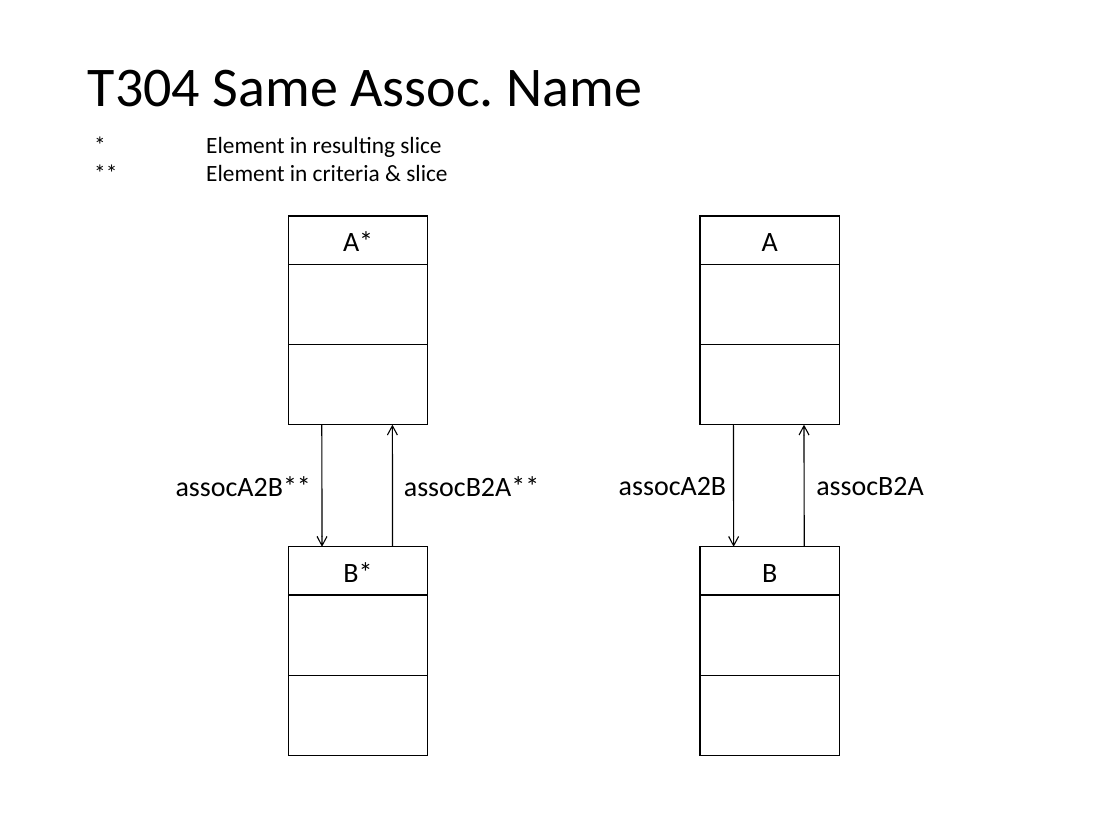
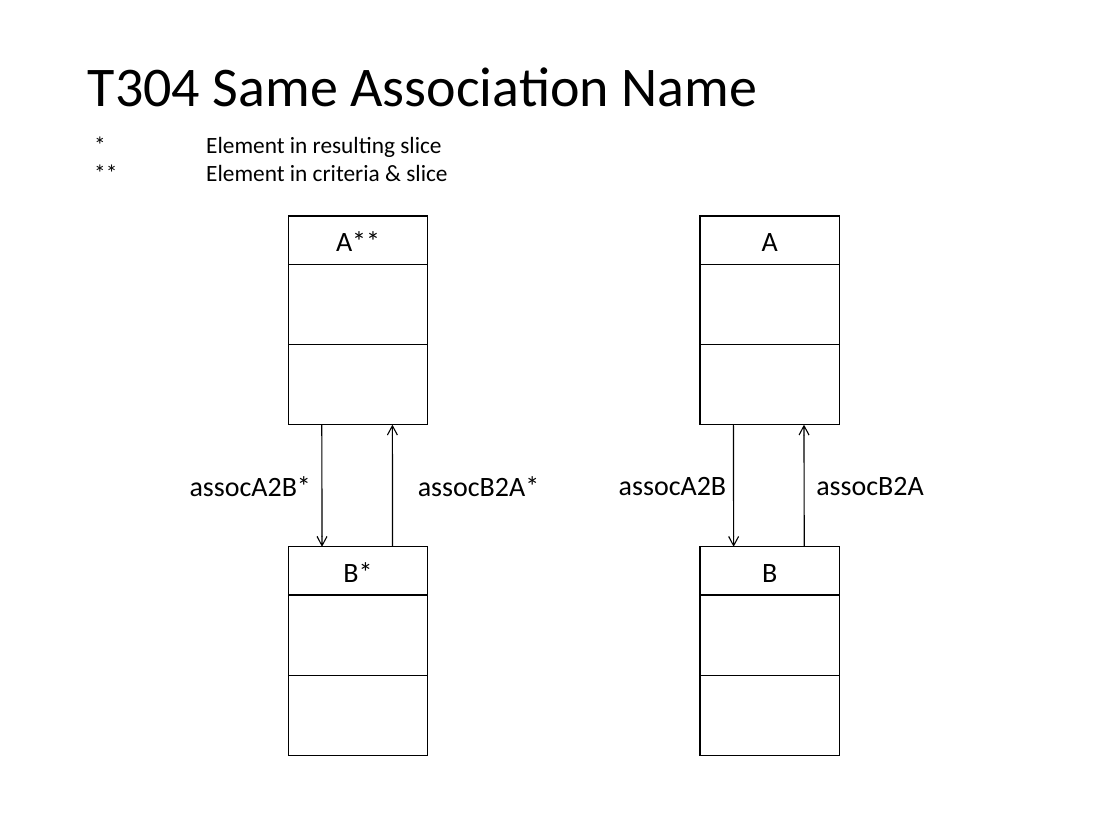
Before and after one commit to nlsfung/MMINT_Examples, a slide deck: slide 34 of CDSliceTestSuite/TestSuite.ppt. Drawn at 1120x840 pixels with LibreOffice and Linux fonts; fonts in the diff are those of the drawing. Boxes give left, top, right and bottom in pixels: in the first picture for what was removed or moved away, otherwise in the second. Text is boxed around its words. In the diff, an @@ line names an element or a change of style, - is before the commit and + after.

```diff
--- a/CDSliceTestSuite/TestSuite.ppt
+++ b/CDSliceTestSuite/TestSuite.ppt
@@ text at (x1=88, y1=67, x2=757, y2=107): text changed @@
-T304 Same Assoc. Name
+T304 Same Association Name
@@ text in rectangle at (x1=336, y1=231, x2=380, y2=251): text changed @@
-A*
+A**
@@ text at (x1=190, y1=476, x2=311, y2=497): text changed @@
-assocA2B**
+assocA2B*
@@ text at (x1=418, y1=476, x2=539, y2=497): text changed @@
-assocB2A**
+assocB2A*
```
Also in this commit, not shown: 14 other slides changed, 2 other files.
